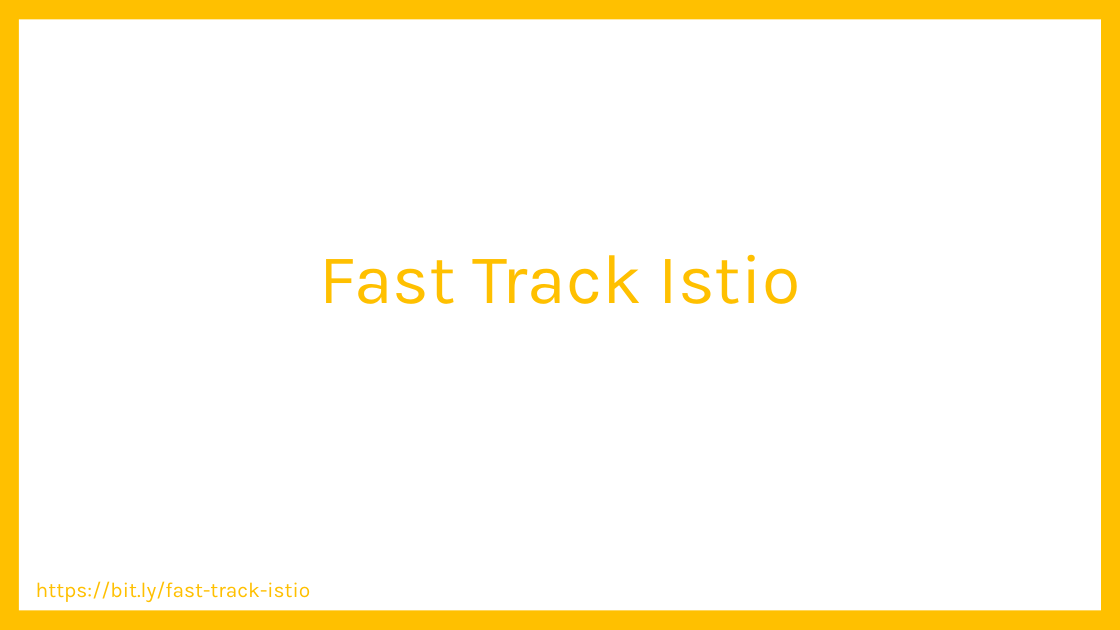
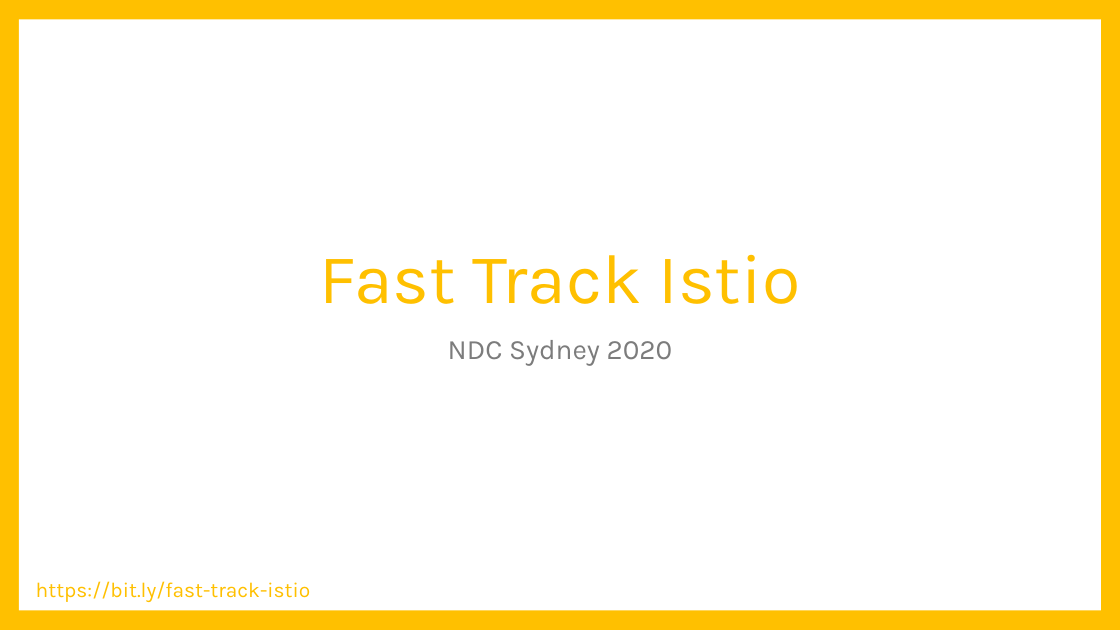
Before and after one commit to rahulrai-in/fast-track-istio, a slide deck: slide 1 of Fast Track Istio.pptx. Drawn at 1120x630 pixels with LibreOffice and Linux fonts; fonts in the diff are those of the drawing; background and template pictures are left out. Boxes give left, top, right and bottom in pixels: in the first picture for what was removed or moved away, otherwise in the second. Text is boxed around its words. In the diff, an @@ line names an element or a change of style, - is before the commit and + after.

```diff
--- a/Fast Track Istio.pptx
+++ b/Fast Track Istio.pptx
@@ subtitle added at [448, 340, 673, 365], 24 pt, text #7C7C7C @@
+NDC Sydney 2020
```
Also in this commit, not shown: 5 other slides changed, 7 slides added.
